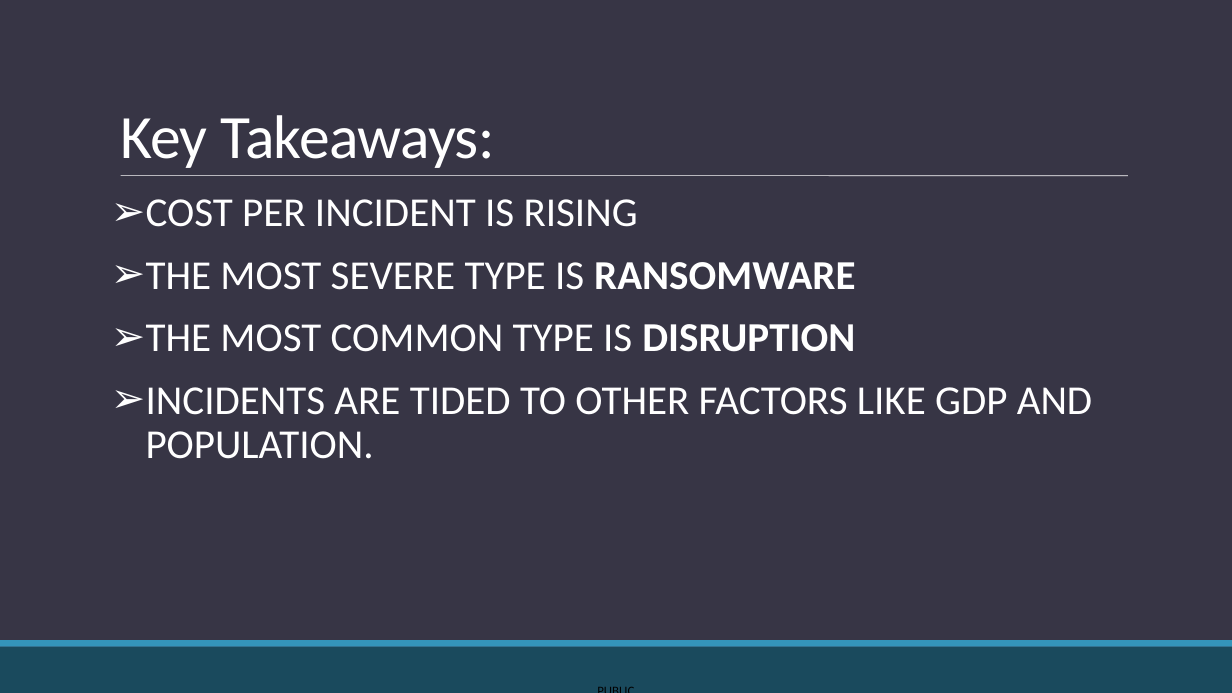
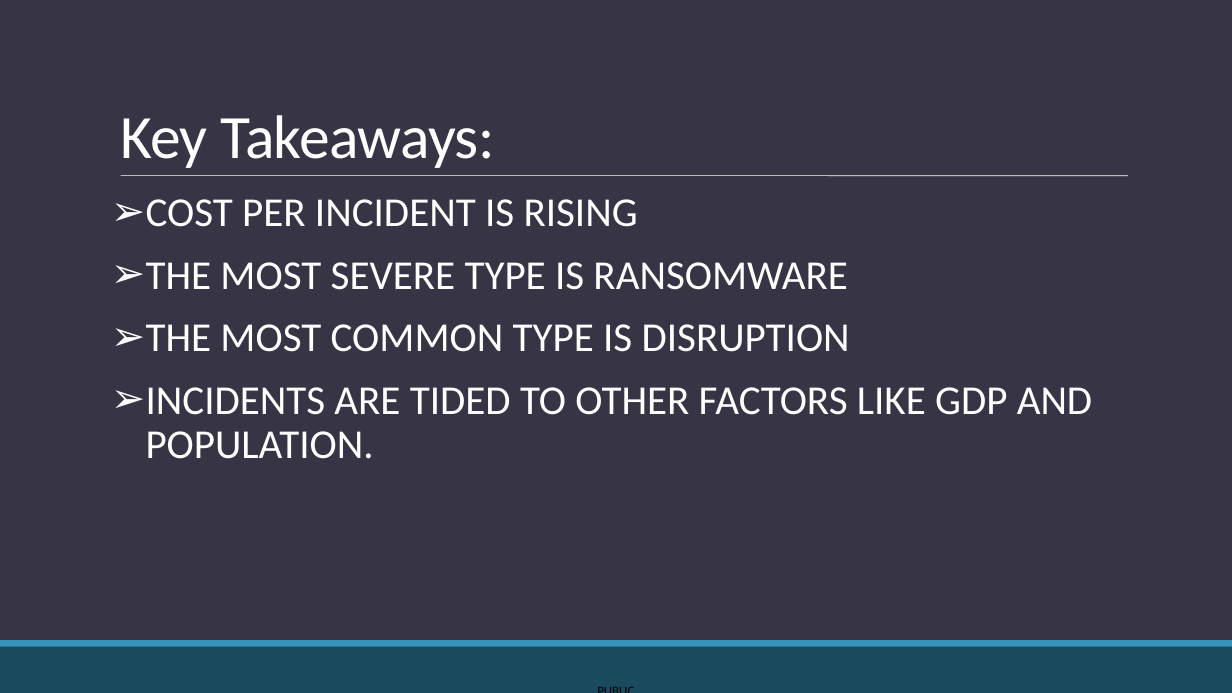
Before and after one commit to KozA777/cyber_project, a slide deck: slide 20 of FINAL_PRESENTATION.pptx. Drawn at 1232x693 pixels with LibreOffice and Linux fonts; fonts in the diff are those of the drawing. Boxes give left, top, right and bottom in pixels: in the first picture for what was removed or moved away, otherwise in the second. Text is boxed around its words. In the diff, an @@ line names an element or a change of style, - is before the commit and + after.

```diff
--- a/FINAL_PRESENTATION.pptx
+++ b/FINAL_PRESENTATION.pptx
@@ text at (x1=146, y1=262, x2=850, y2=352): bold off in "RANSOMWARE", "DISRUPTION" @@
```
Also in this commit, not shown: 11 other slides changed, 1 slide removed.
